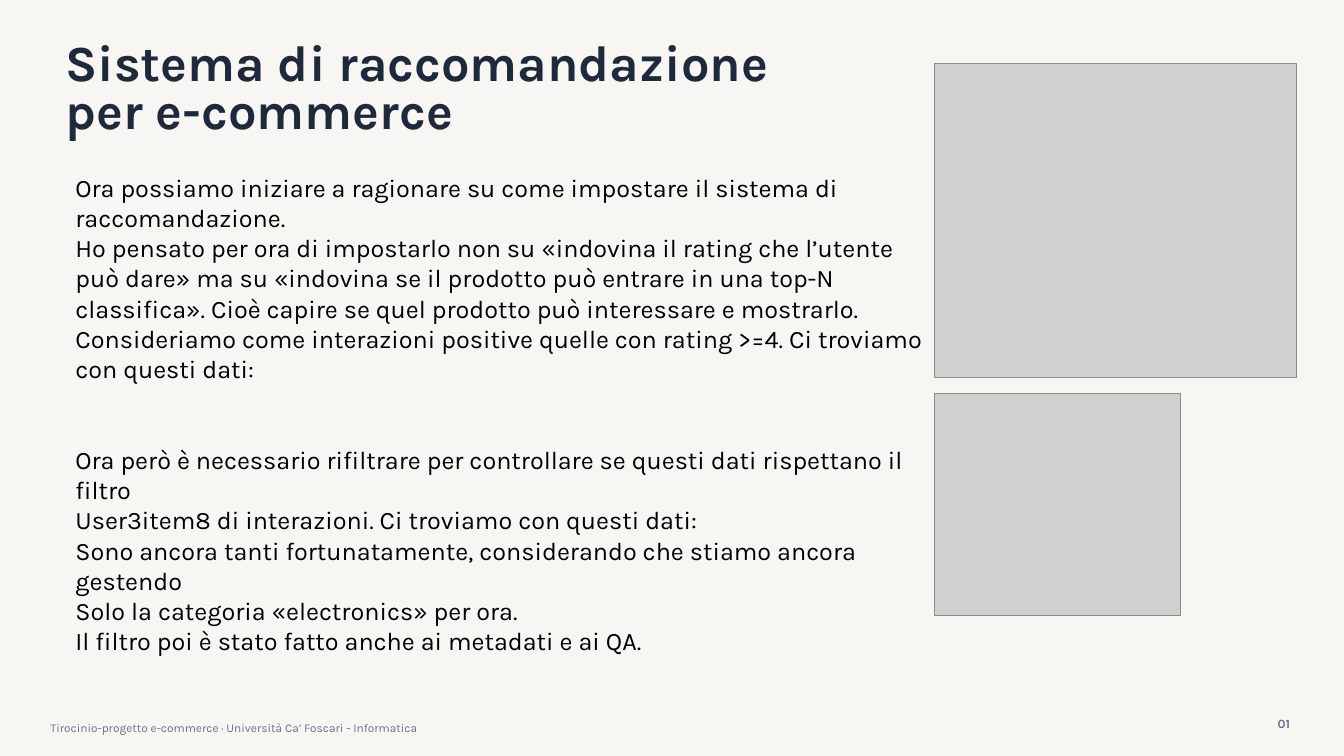
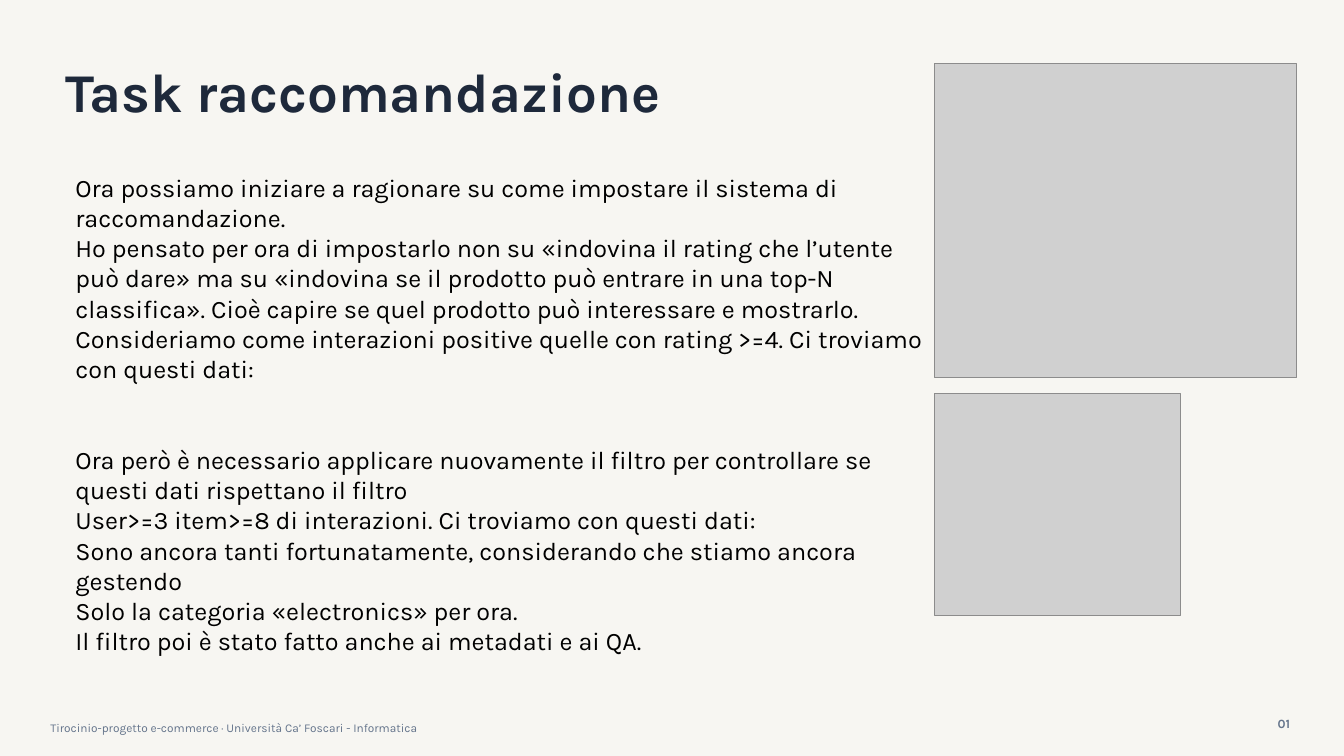
Before and after one commit to arsid2828/Tesi-ecommerce, a slide deck: slide 2 of PPT/HociaArsid-tirocinio-aggiornamento2.pptx. Drawn at 1344x756 pixels with LibreOffice and Linux fonts; fonts in the diff are those of the drawing; grey boxes stand for pictures. Boxes give left, top, right and bottom in pixels: in the first picture for what was removed or moved away, otherwise in the second. Text is boxed around its words. In the diff, an @@ line names an element or a change of style, - is before the commit and + after.

```diff
--- a/PPT/HociaArsid-tirocinio-aggiornamento2.pptx
+++ b/PPT/HociaArsid-tirocinio-aggiornamento2.pptx
@@ text at (x1=65, y1=73, x2=660, y2=113): text changed; size 36.1 to 39 pt @@
-Sistema di raccomandazione
-per e-commerce
+Task raccomandazione
@@ text at (x1=75, y1=450, x2=871, y2=535): text changed @@
-Ora però è necessario rifiltrare per controllare se questi dati rispettano il filtro
-User3item8 di interazioni. Ci troviamo con questi dati:
+Ora però è necessario applicare nuovamente il filtro per controllare se questi dati rispettano il filtro
+User>=3 item>=8 di interazioni. Ci troviamo con questi dati:
```
Also in this commit, not shown: 7 other slides changed, 1 other file.
